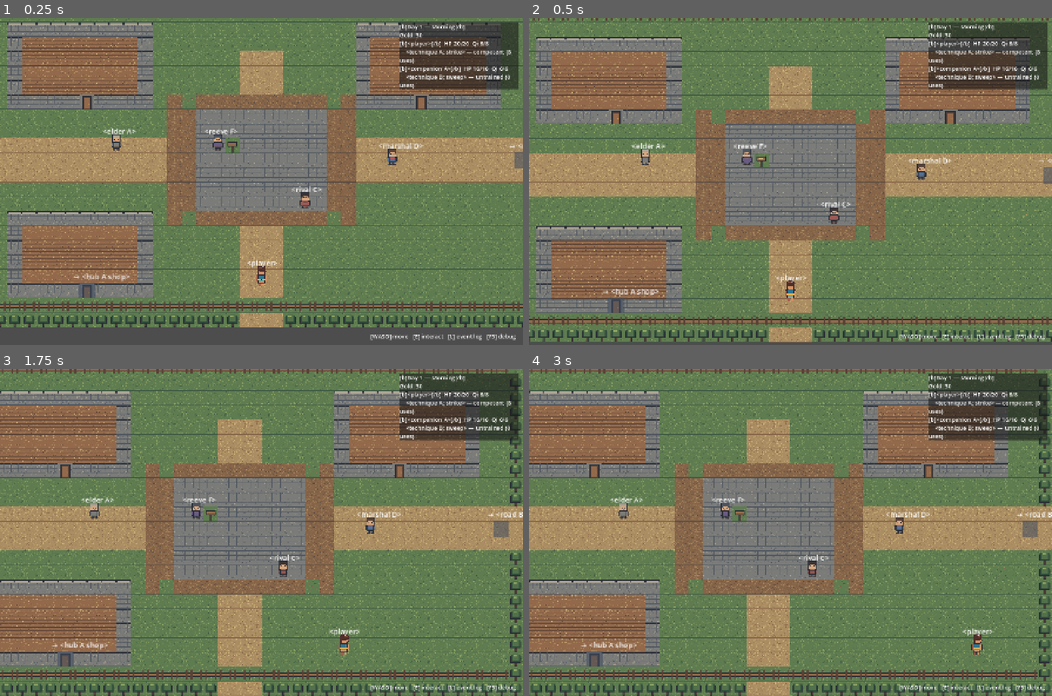
Above: before the commit, frames 1-4 (two rows, left to right).
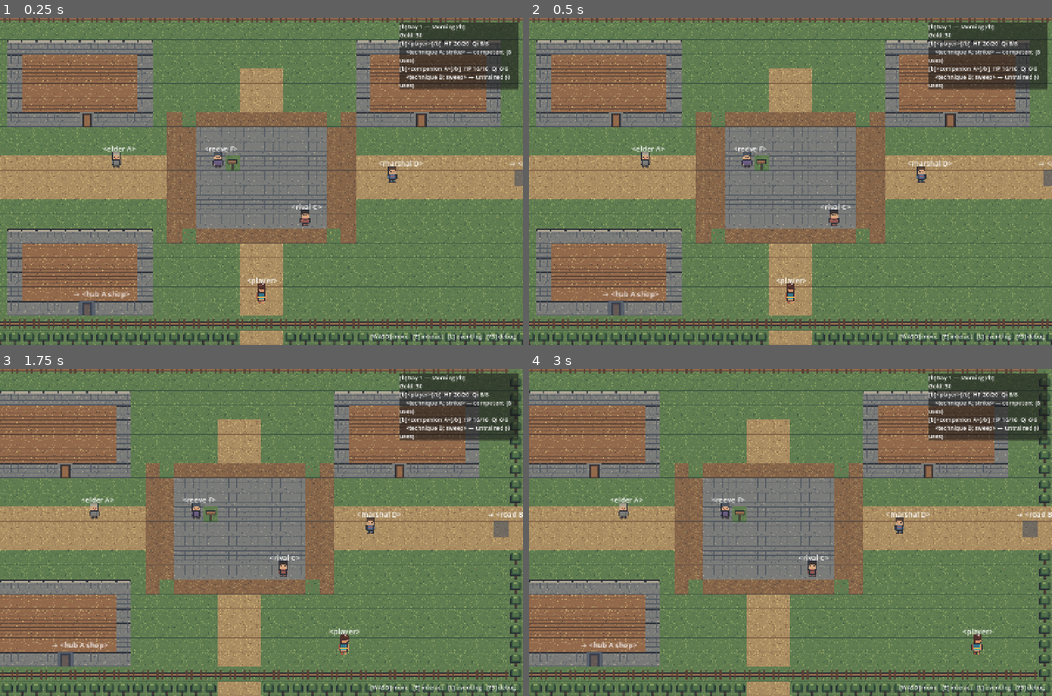
Above: after the commit, the same moments.

Repository: haowjy/living-rpg-game
Game: Godot game, scene res://game/app/main.tscn
Two runs of this game, one before a commit and one after it. Both use one fixed random seed, a clock stepped at 60 frames per second and the inputs below.
Inputs (mouse positions are in pixels of both pictures, inside the frame that each line leads up to):
- Up to frame 1 (0.25 s): no input
- Up to frame 2 (0.5 s): no input
- Up to frame 3 (1.75 s): tap Enter at 0.5 s; move the mouse to (376, 516) at 0.52 s; hold D (move_right) 0.53-1.25 s; hold E (interact) 0.53-1.25 s; click (376, 516) at 0.67 s; drag from (156, 548) to (282, 571) at 1.27 s
- Up to frame 4 (3 s): tap Space at 2 s; move the mouse to (842, 460) at 2.02 s; hold D (move_right) 2.03-2.75 s; hold E (interact) 2.03-2.75 s; drag from (764, 597) to (623, 512) at 2.77 s

The runs differ from the first frame. In frame 1, 50% of the frame differs, in the area x 0-100%, y 0-100%; in frame 2, 29%; in frame 3, 0.1%; in frame 4, less than 0.1%.

Commit message:
Keep camera view inside compact maps

Diff:
--- a/godot/game/world/world_view.gd
+++ b/godot/game/world/world_view.gd
@@ -163,8 +163,16 @@
 	camera.limit_top = 0
 	camera.limit_right = map_size.x * TILE_SIZE
 	camera.limit_bottom = map_size.y * TILE_SIZE
-	camera.limit_smoothed = true
-	camera.zoom = Vector2(1.25, 1.25)
+	# Zoom far enough that even the compact shop fills the viewport; camera
+	# limits alone cannot hide outside space when a map is smaller than view.
+	var viewport_size := Vector2(
+		ProjectSettings.get_setting("display/window/size/viewport_width"),
+		ProjectSettings.get_setting("display/window/size/viewport_height"),
+	)
+	var pixel_size := Vector2(map_size * TILE_SIZE)
+	var minimum_zoom: float = maxf(viewport_size.x / pixel_size.x, viewport_size.y / pixel_size.y)
+	var zoom_level: float = maxf(1.25, minimum_zoom)
+	camera.zoom = Vector2(zoom_level, zoom_level)
 	target.add_child(camera)
 
 
